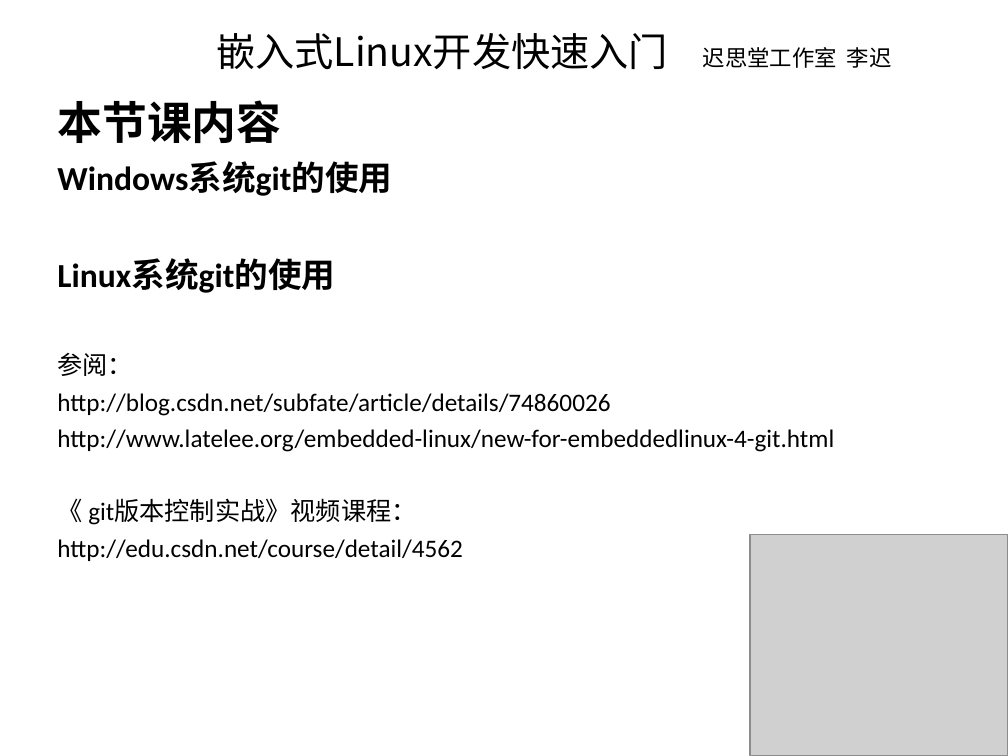
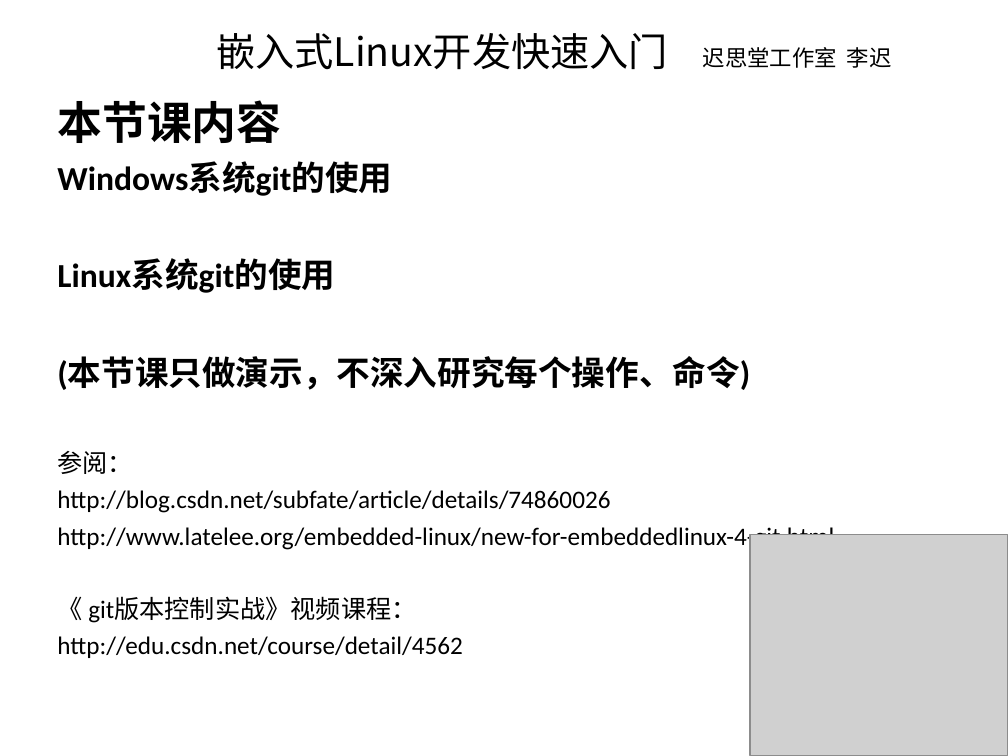
Before and after one commit to latelee/learning-embedded-linux, a slide deck: slide 1 of 4.嵌入式Linux开发快速入门_版本控制git.ppt. Drawn at 1008x756 pixels with LibreOffice and Linux fonts; fonts in the diff are those of the drawing; grey boxes stand for pictures. Boxes give left, top, right and bottom in pixels: in the first picture for what was removed or moved away, otherwise in the second. Text is boxed around its words. In the diff, an @@ line names an element or a change of style, - is before the commit and + after.

Commit message:
修改第4节课件内容。

```diff
--- a/4.嵌入式Linux开发快速入门_版本控制git.ppt
+++ b/4.嵌入式Linux开发快速入门_版本控制git.ppt
@@ text at [57,357,750,390]: paragraph added @@
+(本节课只做演示，不深入研究每个操作、命令)
```
Also in this commit, not shown: 1 other file.
